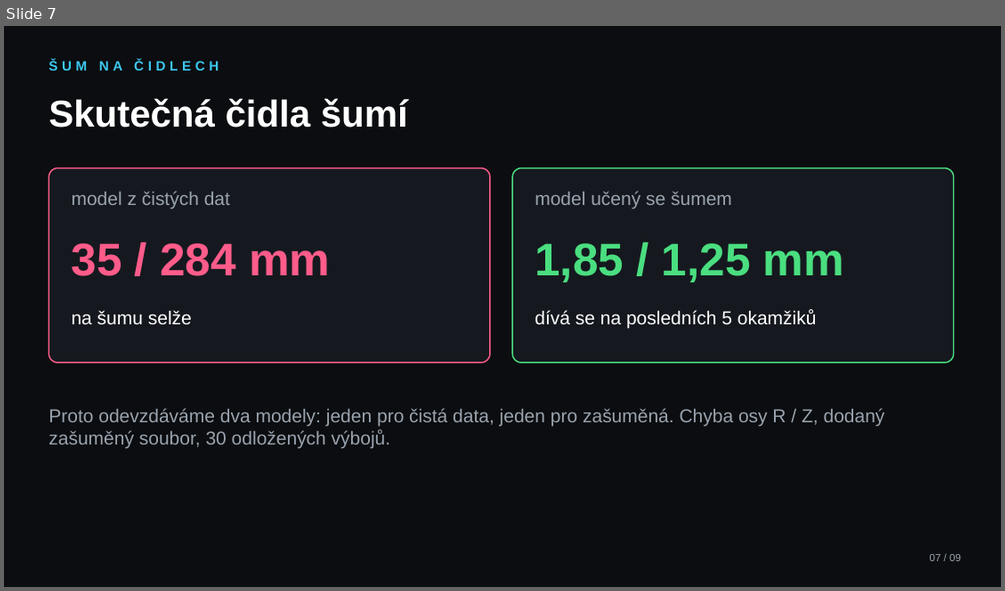
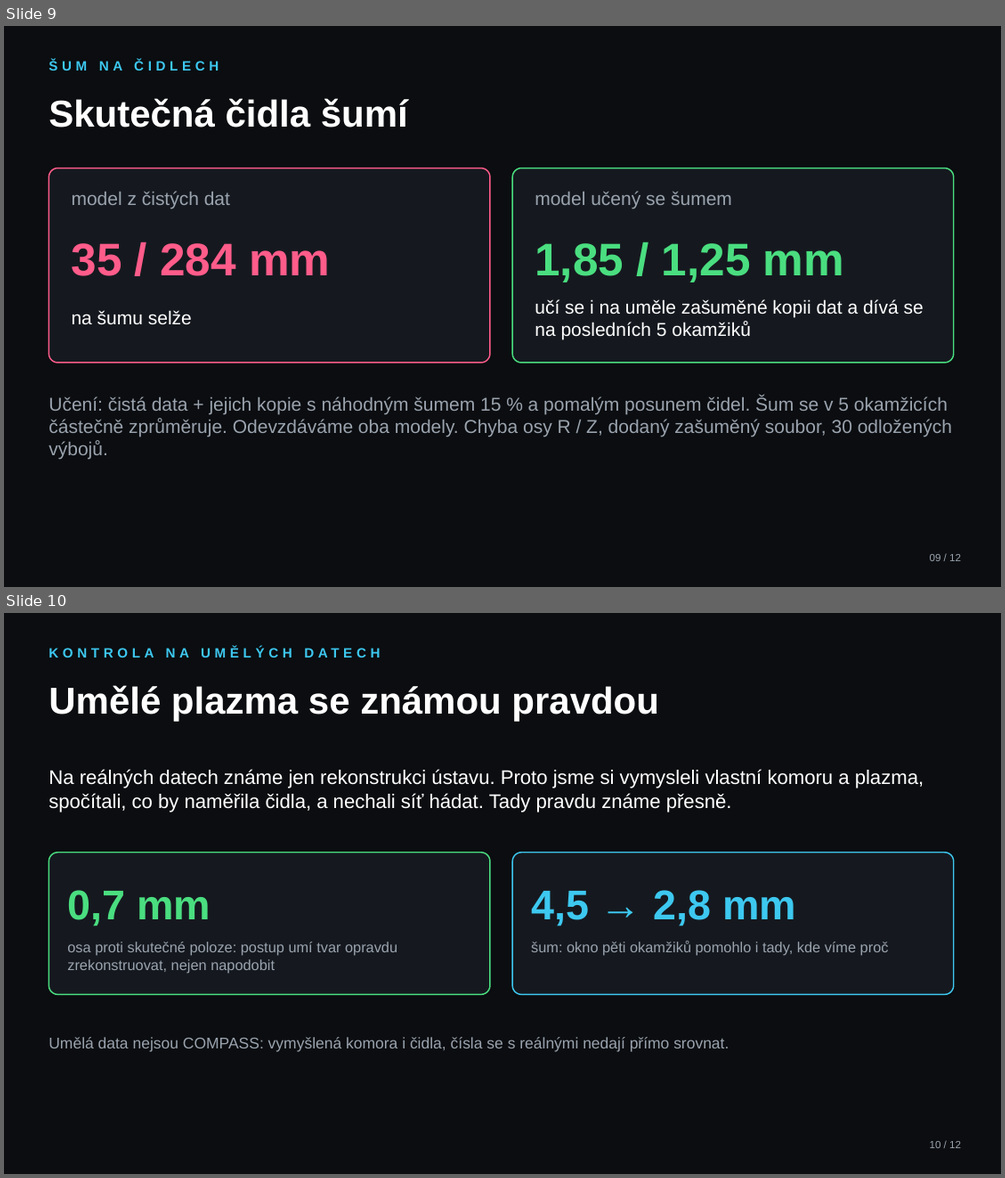
Before and after one commit to mschiller890/hackathon, a slide deck: slides.pptx. Shown one above the other, each under a label of ours: slide 7 before the commit, slides 9 and 10 after it. The pictures are 1005x591 and 1005x1178 pixels, drawn with LibreOffice and Linux fonts; fonts in the diff are those of the drawing. Boxes give left, top, right and bottom in pixels: in the first picture for what was removed or moved away, otherwise in the second. Text is boxed around its words. In the diff, an @@ line names an element or a change of style, - is before the commit and + after.

```diff
--- a/slides.pptx
+++ b/slides.pptx
@@ slide 10 added at (x1=4, y1=613, x2=1001, y2=1174), background #0B0D10 @@
@@ text added at (x1=48, y1=639, x2=797, y2=666), 13 pt, text #3DC8F0, bold @@
+KONTROLA NA UMĚLÝCH DATECH
@@ text added at (x1=48, y1=685, x2=659, y2=721), 36 pt, text #FFFFFF, bold @@
+Umělé plazma se známou pravdou
@@ text added at (x1=48, y1=769, x2=923, y2=812), 19 pt, text #FFFFFF @@
+Na reálných datech známe jen rekonstrukci ústavu. Proto jsme si vymysleli vlastní komoru a plazma, spočítali, co by naměřila čidla, a nechali síť hádat. Tady pravdu známe přesně.
@@ rounded rectangle added at (x1=48, y1=852, x2=490, y2=995), fill #15191F, outline #4ADE80 1.25 pt @@
@@ rounded rectangle added at (x1=512, y1=852, x2=954, y2=995), fill #15191F, outline #3DC8F0 1.25 pt @@
@@ text added at (x1=67, y1=890, x2=210, y2=926), 40 pt, text #4ADE80, bold @@
+0,7 mm
@@ text added at (x1=531, y1=890, x2=796, y2=926), 40 pt, text #3DC8F0, bold @@
+4,5 → 2,8 mm
@@ text added at (x1=67, y1=941, x2=397, y2=973), 14 pt, text #9AA3AE @@
+osa proti skutečné poloze: postup umí tvar opravdu zrekonstruovat, nejen napodobit
@@ text added at (x1=531, y1=941, x2=889, y2=956), 14 pt, text #9AA3AE @@
+šum: okno pěti okamžiků pomohlo i tady, kde víme proč
@@ text added at (x1=48, y1=1037, x2=728, y2=1052), 15 pt, text #9AA3AE @@
+Umělá data nejsou COMPASS: vymyšlená komora i čidla, čísla se s reálnými nedají přímo srovnat.
@@ text added at (x1=930, y1=1141, x2=961, y2=1148), 10 pt, text #9AA3AE @@
+10 / 12
@@ what was slide 7 is now slide 9 @@
@@ slide 9 changed as well @@
@@ text at (x1=534, y1=299, x2=923, y2=340): text changed @@
-dívá se na posledních 5 okamžiků
+učí se i na uměle zašuměné kopii dat a dívá se na posledních 5 okamžiků
@@ text at (x1=48, y1=396, x2=952, y2=459): text changed @@
-Proto odevzdáváme dva modely: jeden pro čistá data, jeden pro zašuměná. Chyba osy R / Z, dodaný zašuměný soubor, 30 odložených výbojů.
+Učení: čistá data + jejich kopie s náhodným šumem 15 % a pomalým posunem čidel. Šum se v 5 okamžicích částečně zprůměruje. Odevzdáváme oba modely. Chyba osy R / Z, dodaný zašuměný soubor, 30 odložených výbojů.
@@ text at (x1=930, y1=554, x2=961, y2=561): text changed @@
-07 / 09
+09 / 12
```
Also in this commit, not shown: 8 other slides changed, 2 other slides added, 1 other file.
